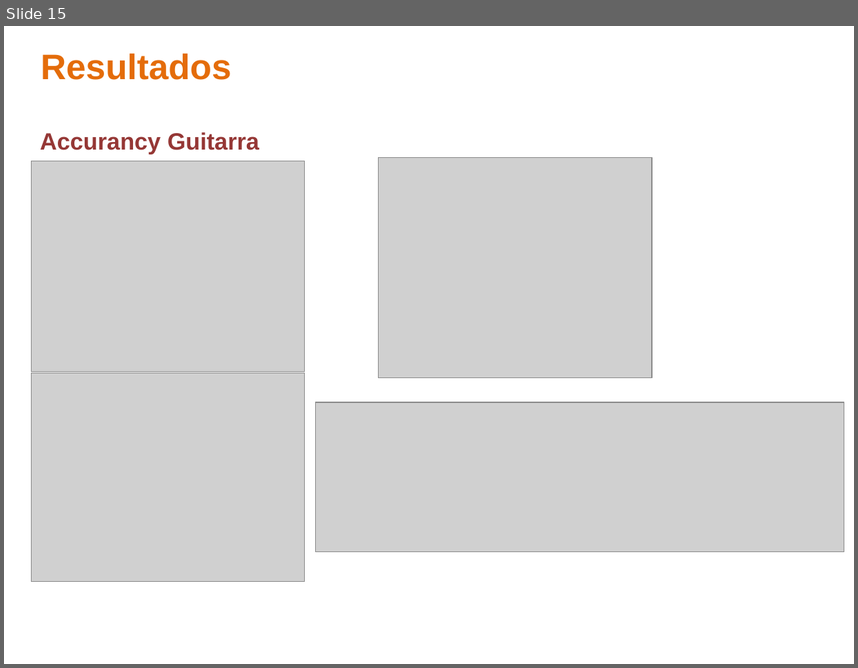
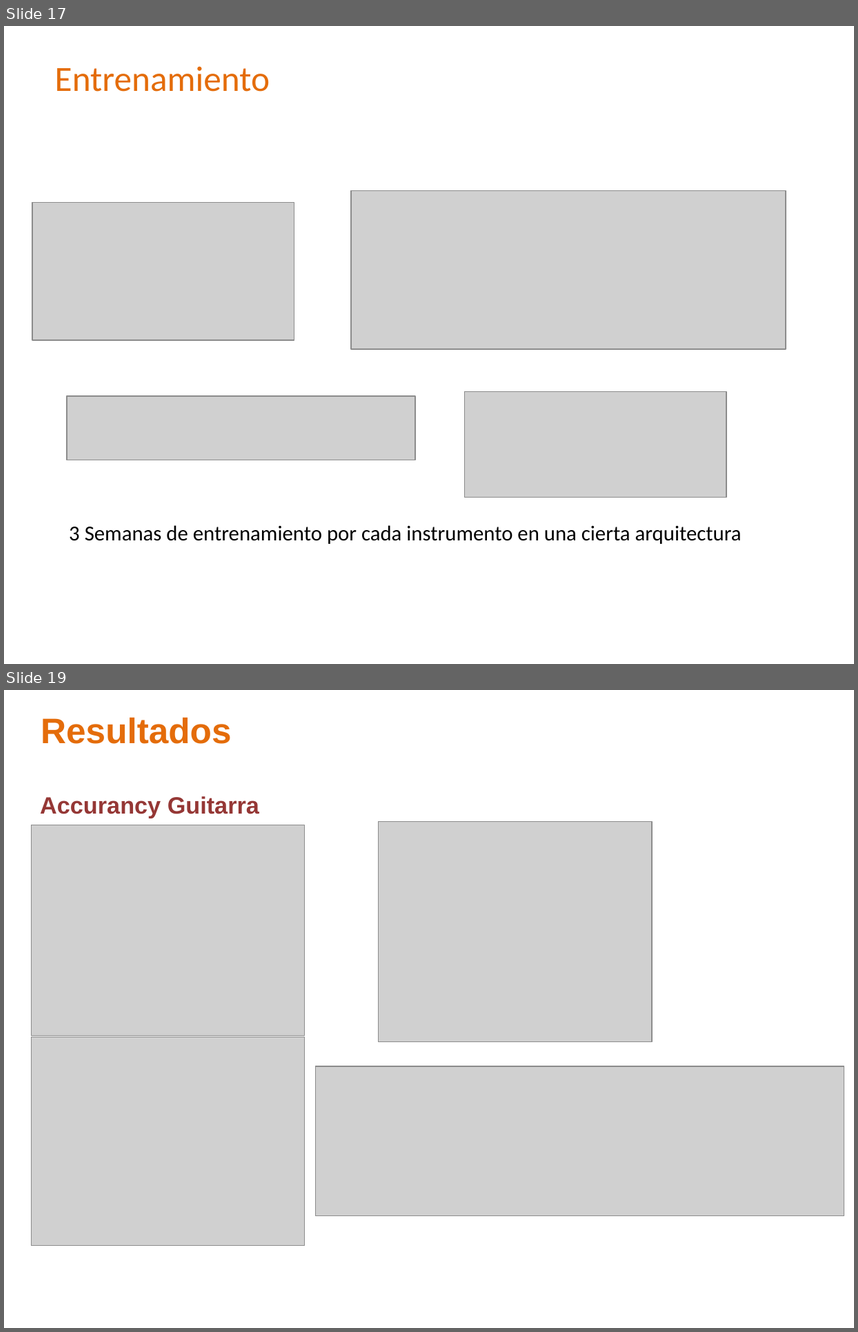
Before and after one commit to ealn/Tesis, a slide deck: documentos/Presentacion.pptx. Shown one above the other, each under a label of ours: slide 15 before the commit, slides 17 and 19 after it; the slides between them are not shown. The pictures are 858x668 and 858x1332 pixels, drawn with LibreOffice and Linux fonts; fonts in the diff are those of the drawing; grey boxes stand for pictures; background and template pictures are left out. Boxes give left, top, right and bottom in pixels: in the first picture for what was removed or moved away, otherwise in the second. Text is boxed around its words. In the diff, an @@ line names an element or a change of style, - is before the commit and + after.

```diff
--- a/documentos/Presentacion.pptx
+++ b/documentos/Presentacion.pptx
@@ slide 17 added at box(4, 26, 854, 664), background picture (left out) @@
@@ title added at box(55, 66, 270, 92), 30 pt, text #E46C0A @@
+Entrenamiento
@@ picture added at box(351, 190, 785, 348) @@
@@ picture added at box(32, 203, 294, 341) @@
@@ picture added at box(67, 396, 415, 459) @@
@@ picture added at box(465, 392, 726, 497) @@
@@ text added at box(69, 525, 742, 544), 18 pt, text #000000 @@
+3 Semanas de entrenamiento por cada instrumento en una cierta arquitectura
@@ what was slide 15 is now slide 19 @@
```
Also in this commit, not shown: 11 slides changed, 3 other slides added, 1 other file.
